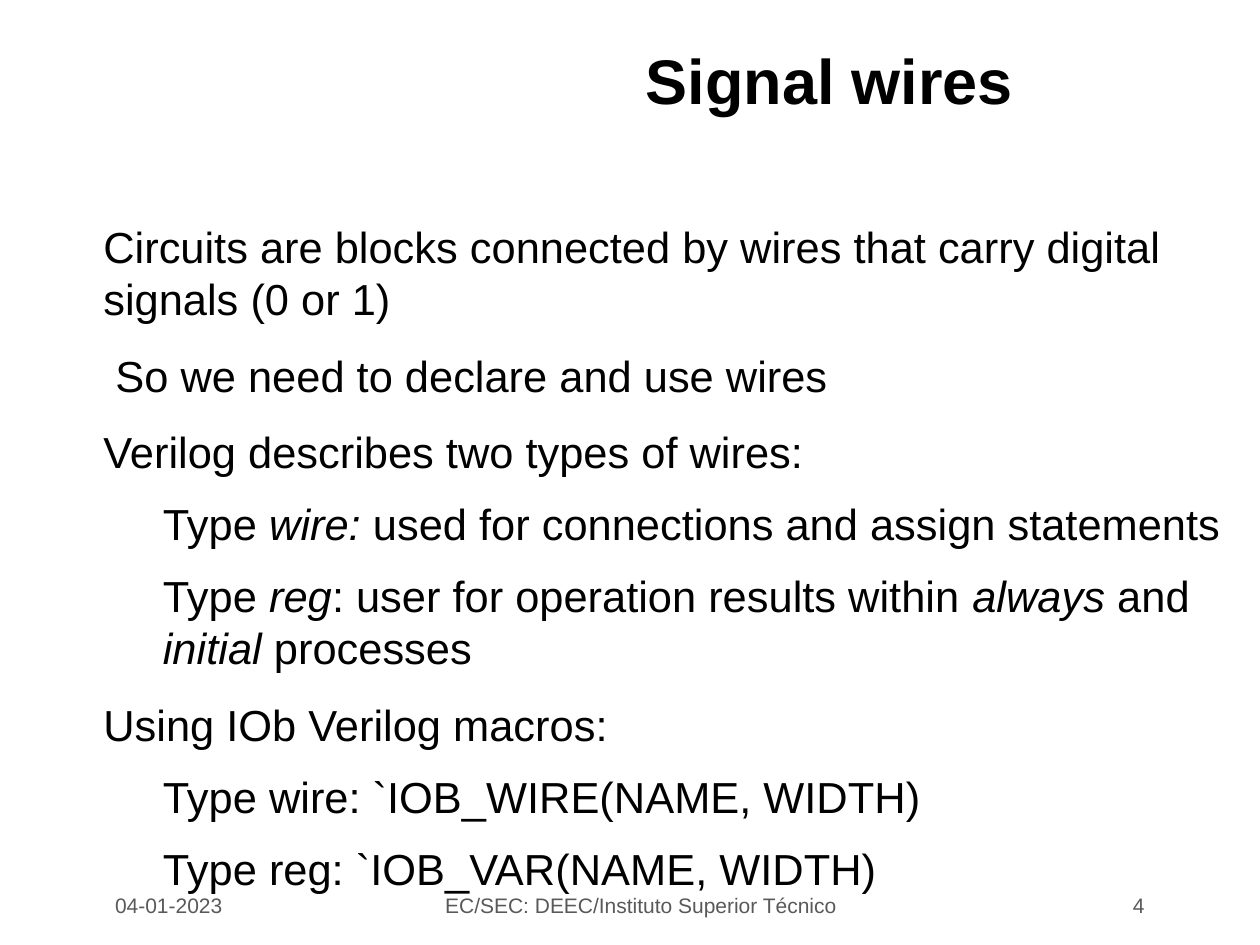
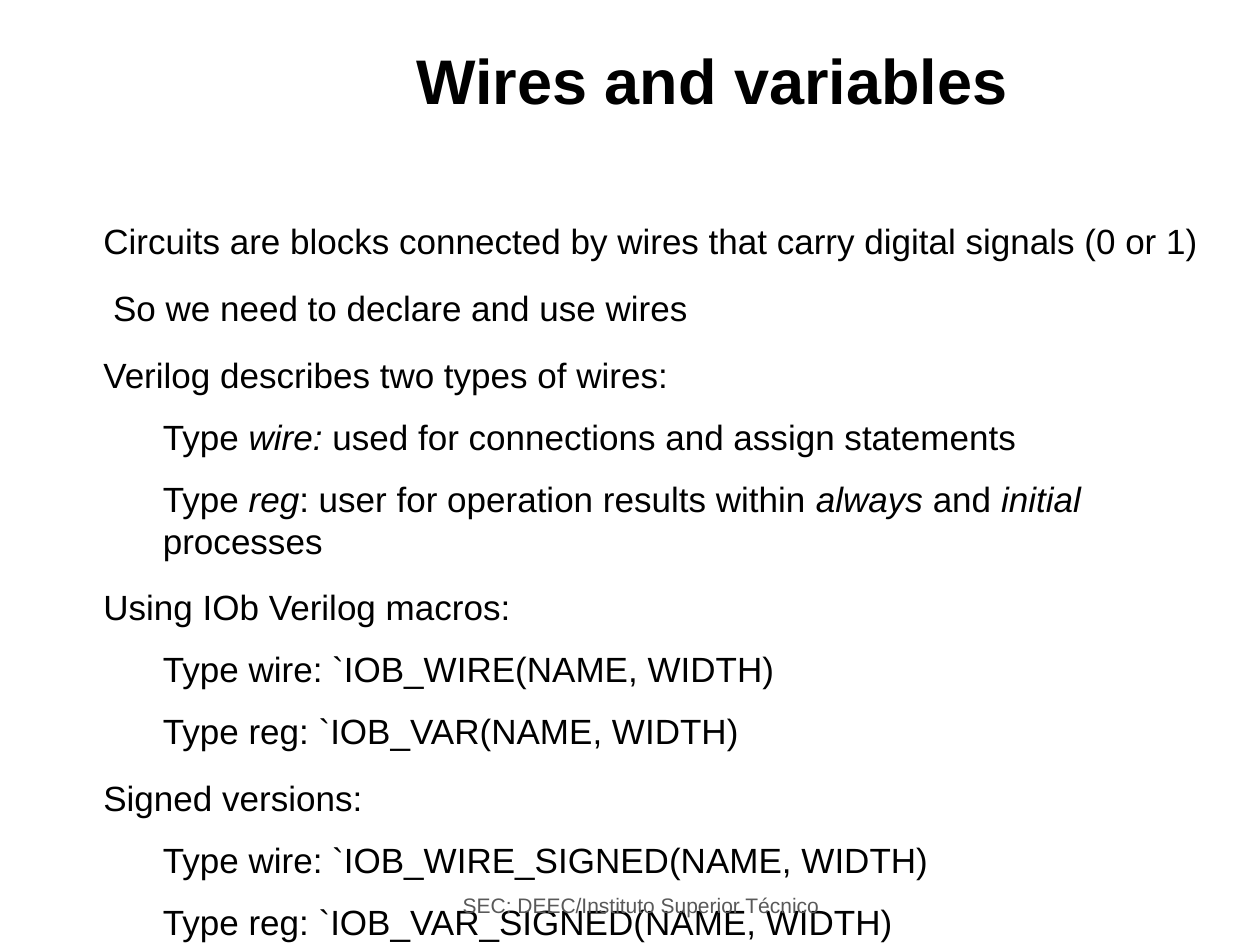
Before and after one commit to jjts/ist-sec, a slide deck: slide 5 of lectures/l7/l7.odp (slide 4 before the commit). Drawn at 1260x945 pixels with LibreOffice and Linux fonts; fonts in the diff are those of the drawing; background and template pictures are left out. Boxes give left, top, right and bottom in pixels: in the first picture for what was removed or moved away, otherwise in the second. Text is boxed around its words. In the diff, an @@ line names an element or a change of style, - is before the commit and + after.

```diff
--- a/lectures/l7/l7.odp
+++ b/lectures/l7/l7.odp
@@ title at bbox=[417, 58, 1007, 105]: text changed @@
-Signal wires
+Wires and variables
@@ text at bbox=[103, 228, 1197, 751]: size 24.8 to 20 pt in "Circuits are blocks connected by wires that ...", "So we need to declare and use ...", "Verilog describes two types of wires:", "Type wire: used for connections and assign ..." and 4 more places @@
@@ text at bbox=[103, 785, 928, 941]: paragraphs added @@
+● Signed versions:
+  − Type wire: `IOB_WIRE_SIGNED(NAME, WIDTH)
+  − Type reg: `IOB_VAR_SIGNED(NAME, WIDTH)
@@ text removed at bbox=[115, 898, 222, 913] @@
-04-01-2023
@@ text at bbox=[463, 897, 818, 917]: text changed @@
-EC/SEC: DEEC/Instituto Superior Técnico
+SEC: DEEC/Instituto Superior Técnico
@@ page number removed at bbox=[1133, 898, 1145, 913] @@
-4
```
Also in this commit, not shown: 7 other slides changed, 6 slides added, 10 slides removed, 3 other files.
